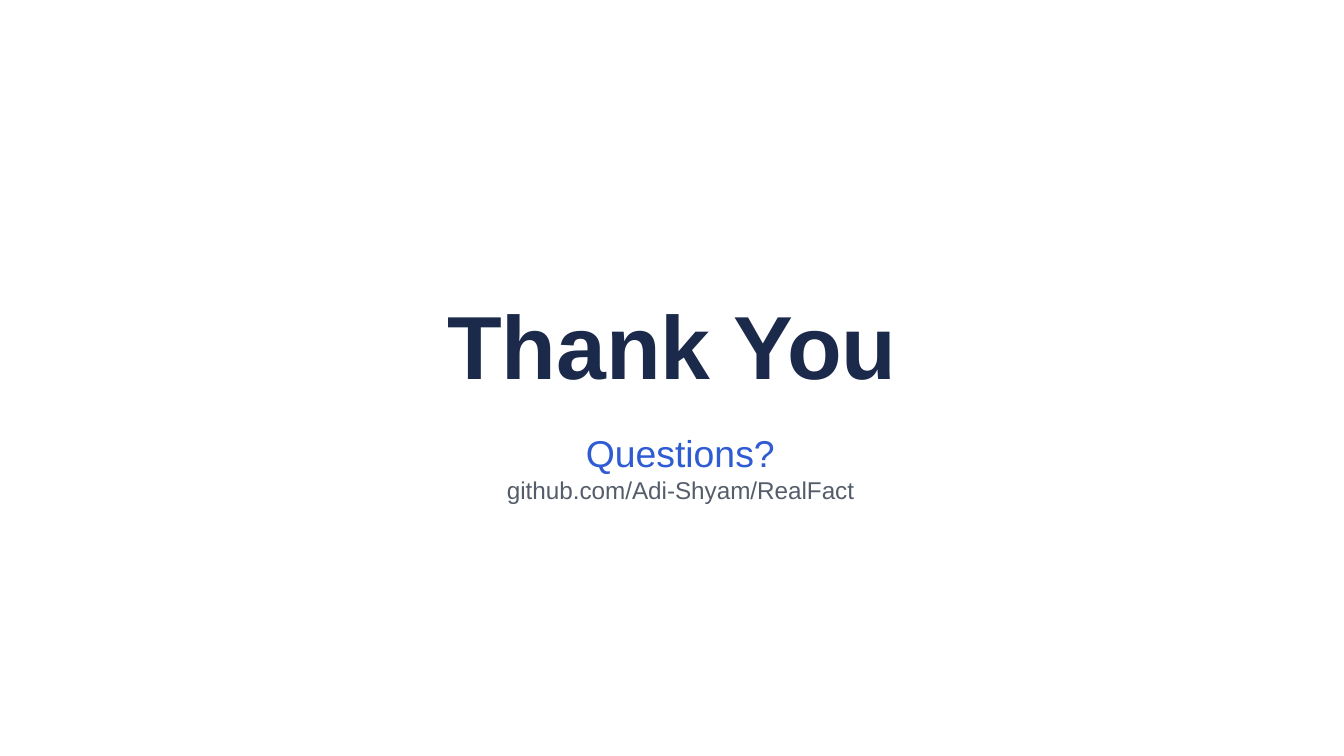
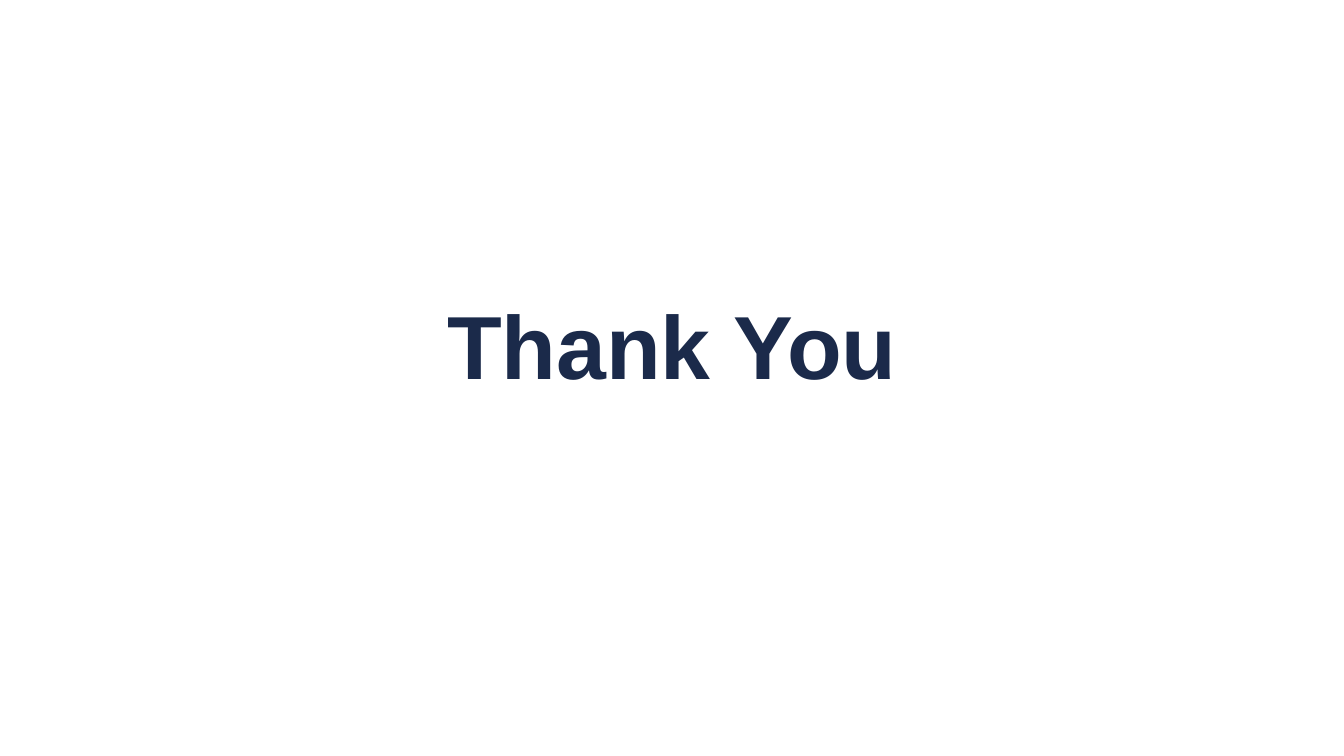
Before and after one commit to Adi-Shyam/RealFact, a slide deck: slide 11 of presentation/RealFact_Final_Presentation.pptx. Drawn at 1344x756 pixels with LibreOffice and Linux fonts; fonts in the diff are those of the drawing. Boxes give left, top, right and bottom in pixels: in the first picture for what was removed or moved away, otherwise in the second. Text is boxed around its words. In the diff, an @@ line names an element or a change of style, - is before the commit and + after.

Commit message:
Simplify the closing slide to Thank You

```diff
--- a/presentation/RealFact_Final_Presentation.pptx
+++ b/presentation/RealFact_Final_Presentation.pptx
@@ subtitle removed at (507,440,854,504) @@
-Questions?
-github.com/Adi-Shyam/RealFact
```
Also in this commit, not shown: 1 other file.
